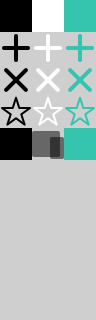
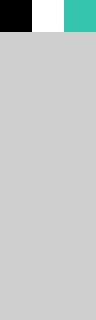
Two versions of the same layered image (96x320). Layer-by-layer changes:
removed group ".icon-plus" (6 layers) over [2, 34, 94, 62]
removed group ".icon-black" (2nd of 5, in ".icon-plus") (1 layers) from group ".icon-plus" over [2, 34, 30, 62]
removed layer "Shape 8" (4th of 13, in ".icon-plus" › ".icon-black") from group ".icon-black" over [2, 34, 30, 62]
removed group ".icon-white" (2nd of 5, in ".icon-plus") (1 layers) from group ".icon-plus" over [34, 34, 62, 62]
removed group ".icon-close" (6 layers) over [4, 68, 92, 92]
removed group ".icon-star" (6 layers) over [1, 96, 95, 126]
removed group ".icon-black" (4th of 5, in ".icon-star") (1 layers) from group ".icon-star" over [1, 96, 31, 126]
removed layer "Shape 9" from group ".icon-black" over [1, 96, 31, 126]
removed group ".icon-white" (4th of 5, in ".icon-star") (1 layers) from group ".icon-star" over [33, 96, 63, 126]
removed layer "Shape 8" (10th of 13, in ".icon-star" › ".icon-white") from group ".icon-white" over [33, 96, 63, 126]
removed group ".icon-color" (4th of 5, in ".icon-star") (1 layers) from group ".icon-star" over [65, 96, 95, 126]
removed layer "Shape 8" (11th of 13, in ".icon-star" › ".icon-color") from group ".icon-color" over [65, 96, 95, 126]
removed group ".icon-devices" (7 layers) over [0, 34, 96, 160]
removed group ".icon-black" (5th of 5, in ".icon-devices") (1 layers) from group ".icon-devices" over [0, 34, 96, 160]
removed layer "Shape 8" (12th of 13, in ".icon-devices" › ".icon-black") from group ".icon-black" over [0, 34, 96, 160]
removed group ".icon-white" (5th of 5, in ".icon-devices") (2 layers) from group ".icon-devices" over [32, 131, 64, 159]
removed group ".icon-color" (5th of 5, in ".icon-devices") (1 layers) from group ".icon-devices" over [0, 34, 96, 160]
removed layer "Shape 8" (13th of 13, in ".icon-devices" › ".icon-color") from group ".icon-color" over [0, 34, 96, 160]
…and 11 more changes (11 removed)
